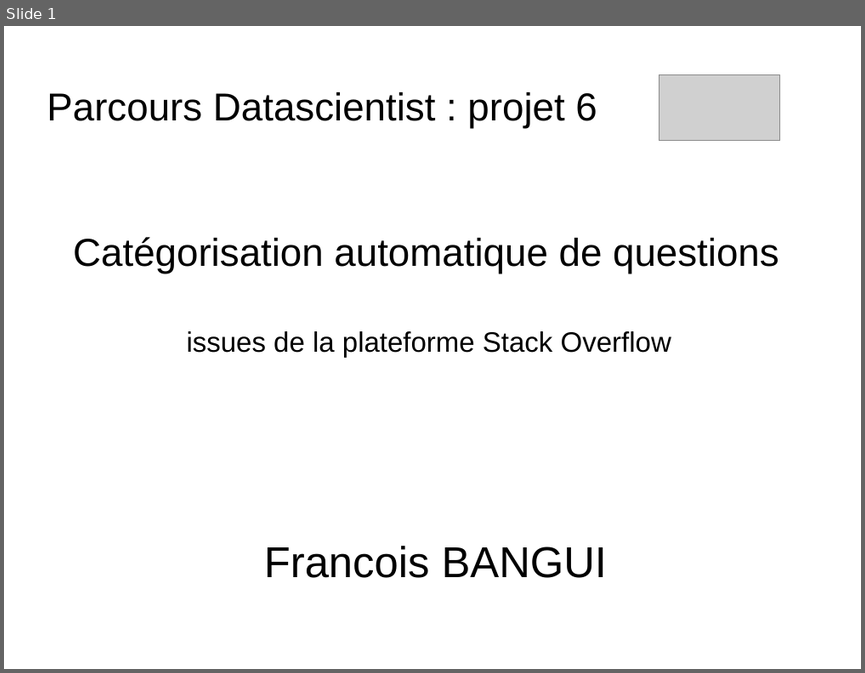
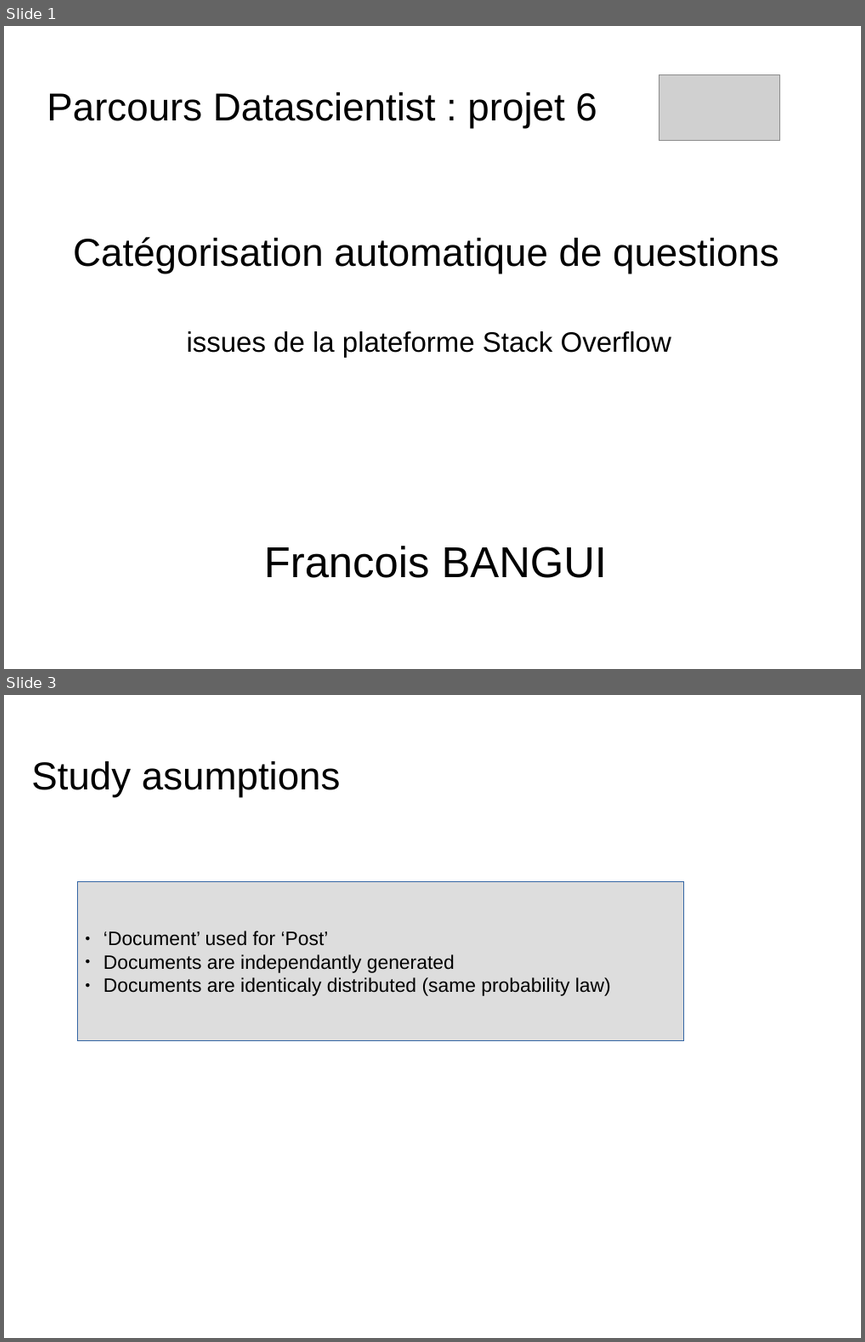
Before and after one commit to dataforcast/OC_Datascientist, a slide deck: P6/report/Openclassrooms_ParcoursDatascientist_P6-V1.odp. Shown one above the other, each under a label of ours: slide 1 before the commit, slides 1 and 3 after it; the slides between them are not shown. The pictures are 865x673 and 865x1342 pixels, drawn with LibreOffice and Linux fonts; fonts in the diff are those of the drawing; grey boxes stand for pictures; background and template pictures are left out. Boxes give left, top, right and bottom in pixels: in the first picture for what was removed or moved away, otherwise in the second. Text is boxed around its words. In the diff, an @@ line names an element or a change of style, - is before the commit and + after.

```diff
--- a/P6/report/Openclassrooms_ParcoursDatascientist_P6-V1.odp
+++ b/P6/report/Openclassrooms_ParcoursDatascientist_P6-V1.odp
@@ slide 3 added at bbox=[4, 695, 861, 1338], background picture (left out) @@
@@ title added at bbox=[31, 761, 341, 798], 36 pt, text #000000 @@
+Study asumptions
@@ rectangle added at bbox=[77, 882, 683, 1041], fill #DDDDDD, outline #3465A4 0 pt, 18 pt, text #000000 @@
+● ‘Document’ used for ‘Post’
+● Documents are independantly generated
+● Documents are identicaly distributed (same probability law)
```
Also in this commit, not shown: 5 slides changed, 5 other slides added, 1 slide removed, 6 other files.
